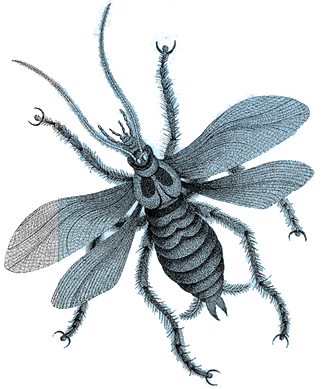
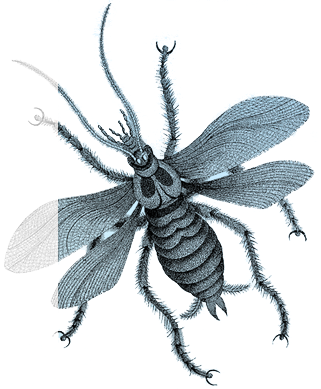
Layered file, before and after one edit (321x389). Changes by layer:
added layer "Layer 3" above "Layer 1" over [4, 3, 315, 389]
"Layer 1": opacity 100% → 30% over [4, 0, 317, 389]
